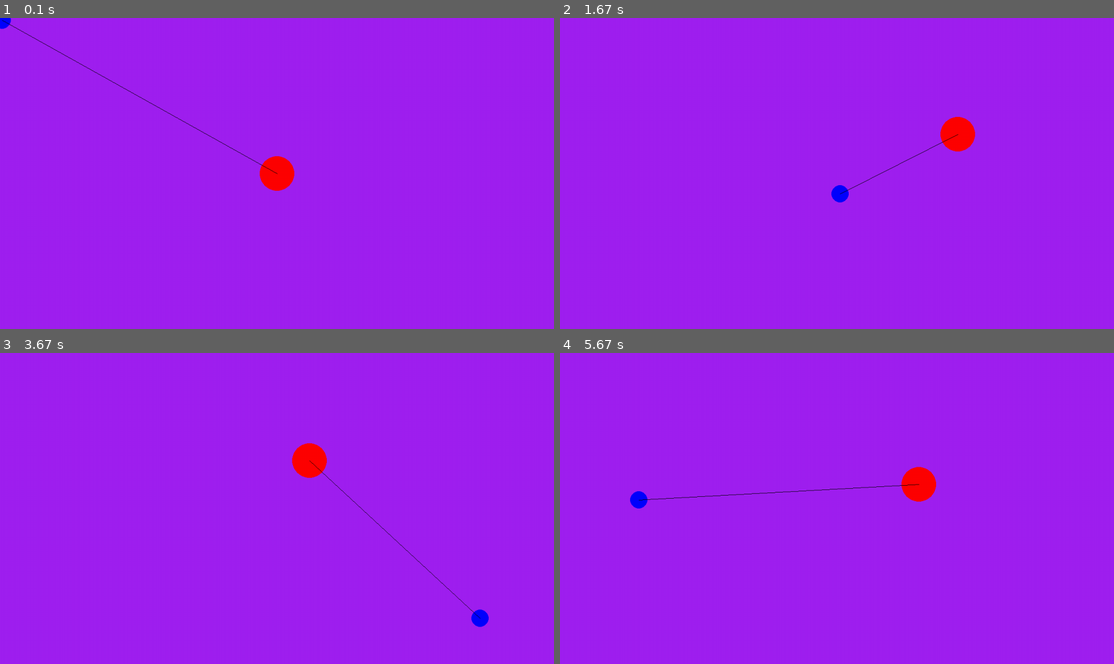
Above: before the commit, frames 1-4 (two rows, left to right).
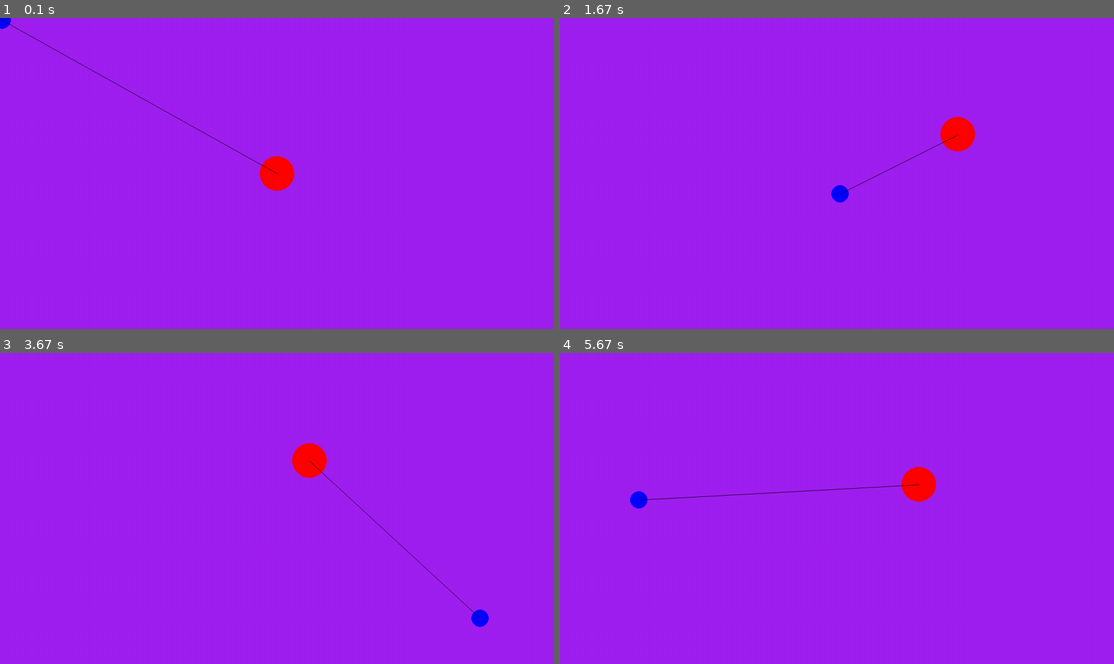
Above: after the commit, the same moments.

Repository: Lucas-r-Powell/PygameCSE1321
Game: pygame game, started from Main.py
The game is run twice, just before and just after one commit, with the same random seed, the same clock (stepped at 60 frames per second) and the same inputs.
Inputs (mouse positions are in pixels of both pictures, inside the frame that each line leads up to):
- Up to frame 1 (0.1 s): no input
- Up to frame 2 (1.67 s): hold D 0.33-0.8 s; move the mouse to (814, 185) at 0.37 s; hold W 0.83-1.13 s; move the mouse to (1014, 164) at 0.87 s; hold D 1.17-1.63 s; move the mouse to (837, 195) at 1.2 s
- Up to frame 3 (3.67 s): hold A 1.67-2.2 s; move the mouse to (144, 511) at 1.7 s; hold S 2.23-2.53 s; move the mouse to (332, 576) at 2.27 s; hold A 2.57-2.97 s; move the mouse to (105, 580) at 2.6 s; hold W 3-3.37 s; move the mouse to (360, 399) at 3.03 s; hold D from 3.4 s (still down); move the mouse to (481, 617) at 3.43 s
- Up to frame 4 (5.67 s): release D at 4.03 s; hold S 4.07-4.43 s; move the mouse to (903, 536) at 4.1 s; hold A 4.47-4.93 s; move the mouse to (848, 402) at 4.5 s; hold D 4.97-5.43 s; move the mouse to (704, 446) at 5 s; hold W from 5.47 s (still down); move the mouse to (637, 499) at 5.5 s

The runs differ from the first frame. In frame 1, less than 0.1% of the frame differs, in the area x 0-50%, y 0-51%; in frame 2, less than 0.1%; in frame 3, less than 0.1%; in frame 4, 0.1%, in the area x 14-65%, y 42-48%.

Commit message:
basic update

Diff:
--- a/Config.py
+++ b/Config.py
@@ -1,8 +1,24 @@
-import pygame
 
+#player Values
 PLAYERSPEED = 10
 PLAYERDASHTIME = 5
 PLAYERHEALTH = 10
+PLAYERSPRITE = "folder/file"
+
 ZOMBIEHORDENUM = 5
+#Weapons
+WEAPONDMG = 1
+WEAPONSPRITE = "directory"
+WEAPONFX = {
+    "Knife": "",
+    "shotgun": "",
+    "Rifle": "",
+    "Sniper": ""
+}
 
-PLAYERSPRITE = "folder/file"
+WEAPONAMMO = {
+    "Knife": -1,
+    "shotgun": 6,
+    "Rifle": 30,
+    "Sniper": 12
+}
--- a/Main.py
+++ b/Main.py
@@ -19,7 +19,7 @@
 
     pygame.draw.circle(screen, "red", player_pos, 40)
     pygame.draw.circle(screen, "blue", mouse_pos, 20)
-    pygame.draw.line(screen, "black",mouse_pos,player_pos)
+    pygame.draw.aaline(screen, "black",mouse_pos,player_pos)
     mouse_pos = pygame.mouse.get_pos()
     keys = pygame.key.get_pressed()
     if keys[pygame.K_w]:
--- /dev/null
+++ b/Weapons.py
@@ -0,0 +1,22 @@
+import pygame
+import Config
+
+class Weapons:
+    def __init__(self):
+        self.dmg = Config.WEAPONDMG
+        self.sprite = pygame.image.load(Config.WEAPONSPRITE)
+        self.ammo = Config.WEAPONAMMO
+        self.firesound = pygame.mixer.Sound(Config.WEAPONFX)
+        self.emptysound = pygame.mixer.Sound(Config.WEAPONFX)
+
+    def fire(self):
+        if self.ammo > 0:
+            pass
+    def reload(self):
+        pass
+
+    def drop(self):
+        pass
+
+    def pickup(self):
+        pass
